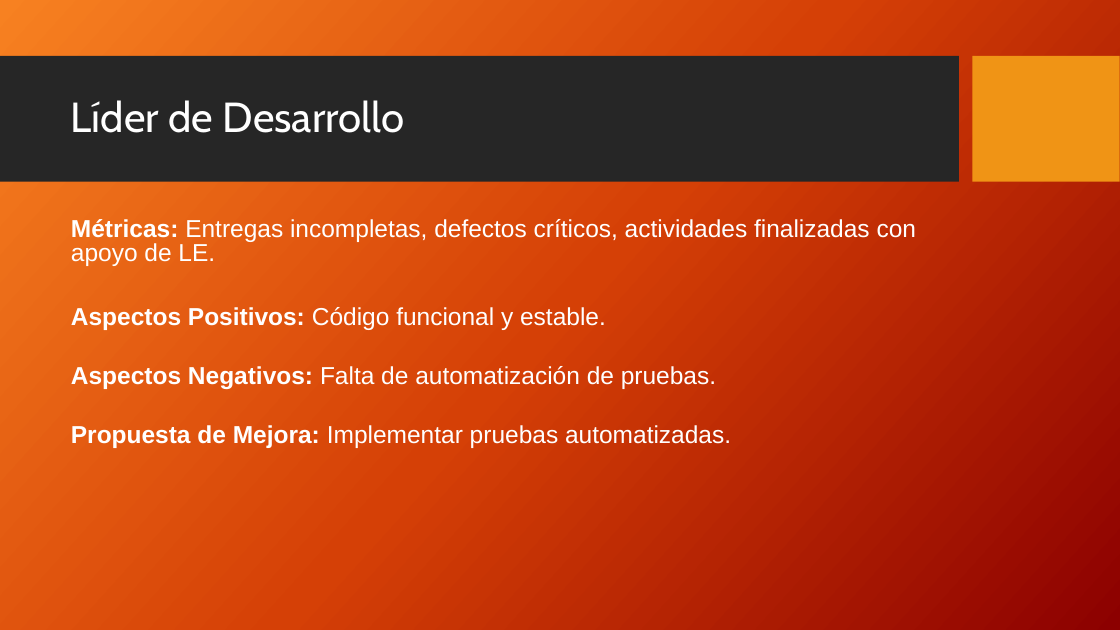
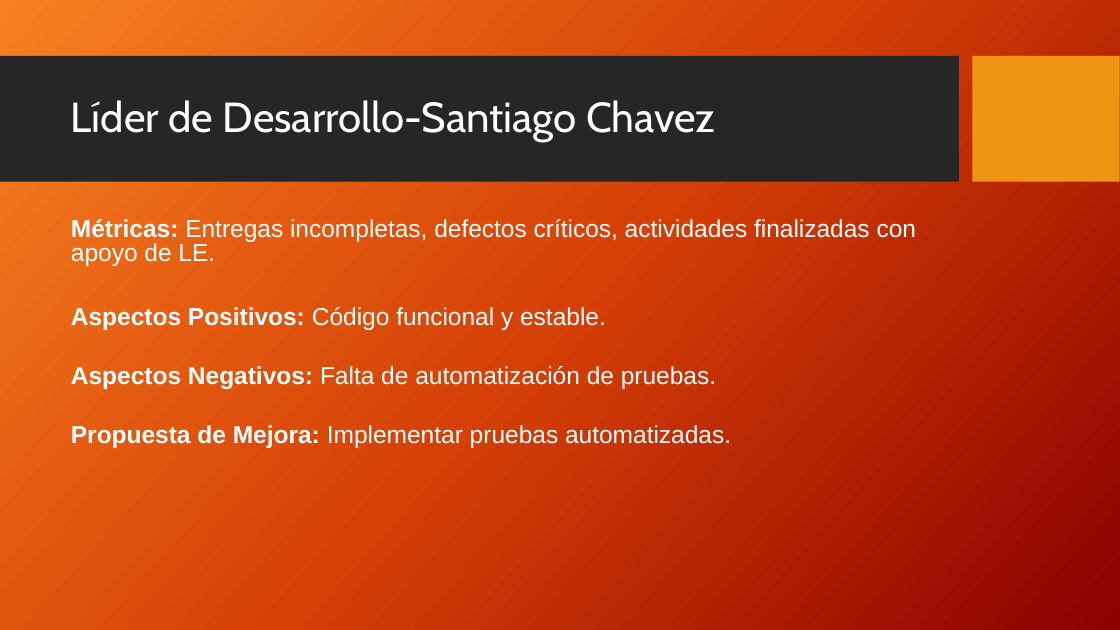
Before and after one commit to Nico2002345/PaginaIngSoftware, a slide deck: slide 9 of assets/docs/Postmortem_Proyecto_Presentacion.pptx. Drawn at 1120x630 pixels with LibreOffice and Linux fonts; fonts in the diff are those of the drawing; background and template pictures are left out. Boxes give left, top, right and bottom in pixels: in the first picture for what was removed or moved away, otherwise in the second. Text is boxed around its words. In the diff, an @@ line names an element or a change of style, - is before the commit and + after.

```diff
--- a/assets/docs/Postmortem_Proyecto_Presentacion.pptx
+++ b/assets/docs/Postmortem_Proyecto_Presentacion.pptx
@@ title at [71,100,716,142]: text changed @@
-Líder de Desarrollo
+Líder de Desarrollo-Santiago Chavez
```
Also in this commit, not shown: 8 other slides changed.
